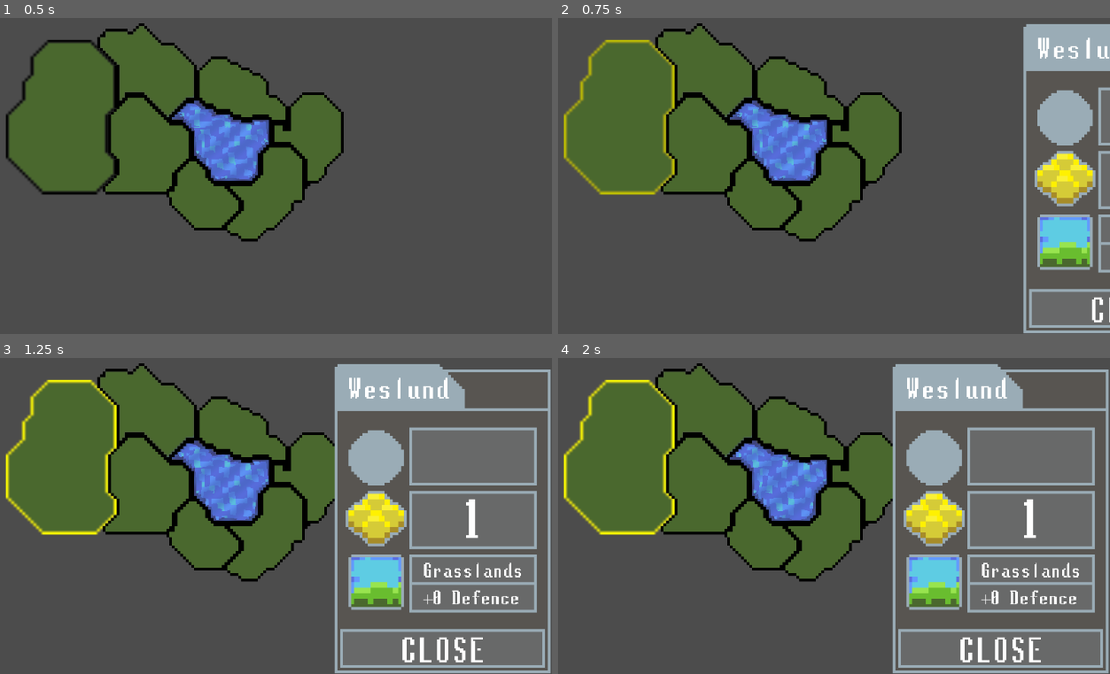
Above: before the commit, frames 1-4 (two rows, left to right).
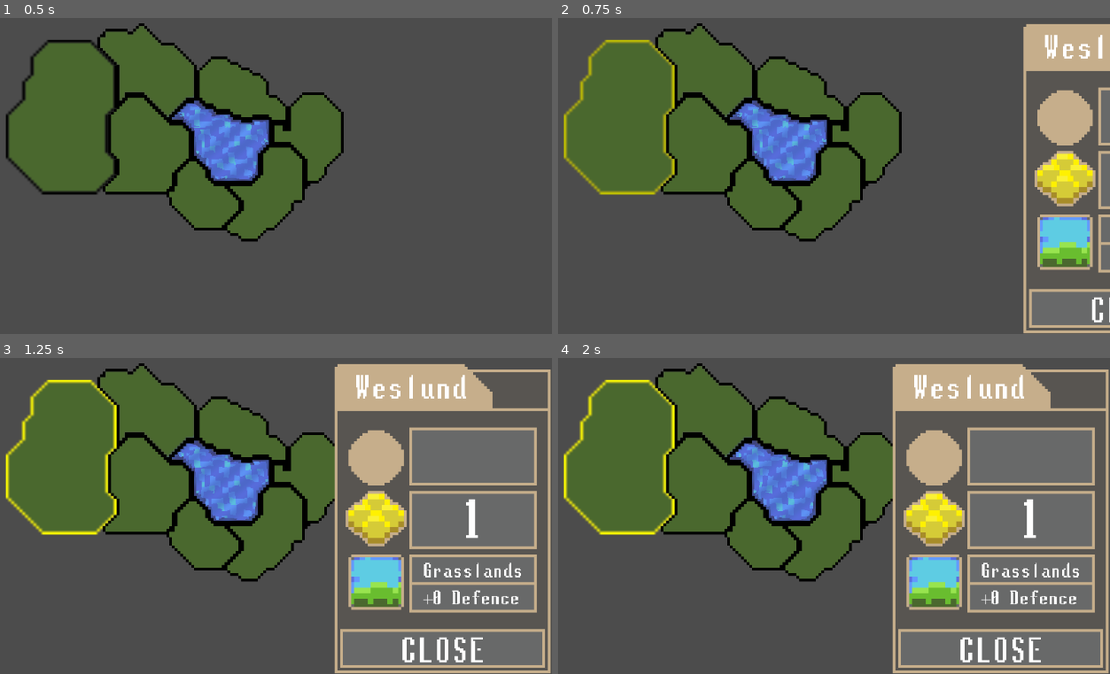
Above: after the commit, the same moments.

Repository: Raelr/StrategyGame
Game: Godot game, scene res://Scenes/World.tscn
Two runs of this game, one before a commit and one after it. Both use one fixed random seed, a clock stepped at 60 frames per second and the inputs below.
Inputs (mouse positions are in pixels of both pictures, inside the frame that each line leads up to):
- Up to frame 1 (0.5 s): no input
- Up to frame 2 (0.75 s): tap Enter at 0.5 s; move the mouse to (618, 115) at 0.52 s; press the mouse at (618, 115) at 0.53 s
- Up to frame 3 (1.25 s): no input
- Up to frame 4 (2 s): release the mouse at (618, 455) at 1.28 s; right-click (618, 455) at 1.35 s; click (618, 455) at 1.42 s

Frame 1 is identical in both runs. In frame 2, 5.4% of the frame differs, in the area x 84-100%, y 1-100%; in frame 3, 9.8%, in the area x 60-100%, y 1-100%; in frame 4, 9.8%.

Commit message:
Changed UI features and colors

Diff:
--- a/Scenes/Button.tscn
+++ b/Scenes/Button.tscn
@@ -21,7 +21,7 @@
 texture = ExtResource( 1 )
 
 [node name="ButtonBorder" type="Sprite" parent="."]
-modulate = Color( 0.607843, 0.678431, 0.717647, 1 )
+modulate = Color( 0.780392, 0.686275, 0.54902, 1 )
 texture = ExtResource( 2 )
 
 [node name="Label" type="Label" parent="."]
--- a/Scenes/RegionPanel.tscn
+++ b/Scenes/RegionPanel.tscn
@@ -106,11 +106,11 @@
 
 [node name="NameText" type="Label" parent="RegionPanel"]
 margin_left = -39.0
-margin_top = -51.0
-margin_right = 42.0
-margin_bottom = -35.0
+margin_top = -52.0
+margin_right = 49.0
+margin_bottom = -36.0
 grow_vertical = 2
-rect_scale = Vector2( 0.582304, 0.582304 )
+rect_scale = Vector2( 0.644166, 0.644166 )
 custom_fonts/font = ExtResource( 2 )
 text = "Region"
 align = 1
@@ -136,12 +136,11 @@
 
 [node name="Button" parent="RegionPanel" instance=ExtResource( 4 )]
 position = Vector2( 0, 46.921 )
-border_idle = Color( 0.607843, 0.678431, 0.717647, 1 )
+border_idle = Color( 0.780392, 0.686275, 0.54902, 1 )
 fill_idle = Color( 0.411765, 0.415686, 0.415686, 1 )
-border_hover = Color( 0.607843, 0.678431, 0.717647, 1 )
+border_hover = Color( 0.780392, 0.686275, 0.54902, 1 )
 fill_hover = Color( 0.25098, 0.243137, 0.247059, 1 )
 border_click = Color( 0.411765, 0.415686, 0.415686, 1 )
-fill_click = Color( 0.607843, 0.678431, 0.717647, 1 )
 
 [node name="RegionTypeIcon" type="Sprite" parent="RegionPanel"]
 position = Vector2( -24.0007, 22.9875 )
Binary file changed: Sprites/HillsIcon.png
Binary file changed: Sprites/MountainsIcon.png
Binary file changed: Sprites/PlainsIcon.png
Binary file changed: Sprites/RegionPanel.png
